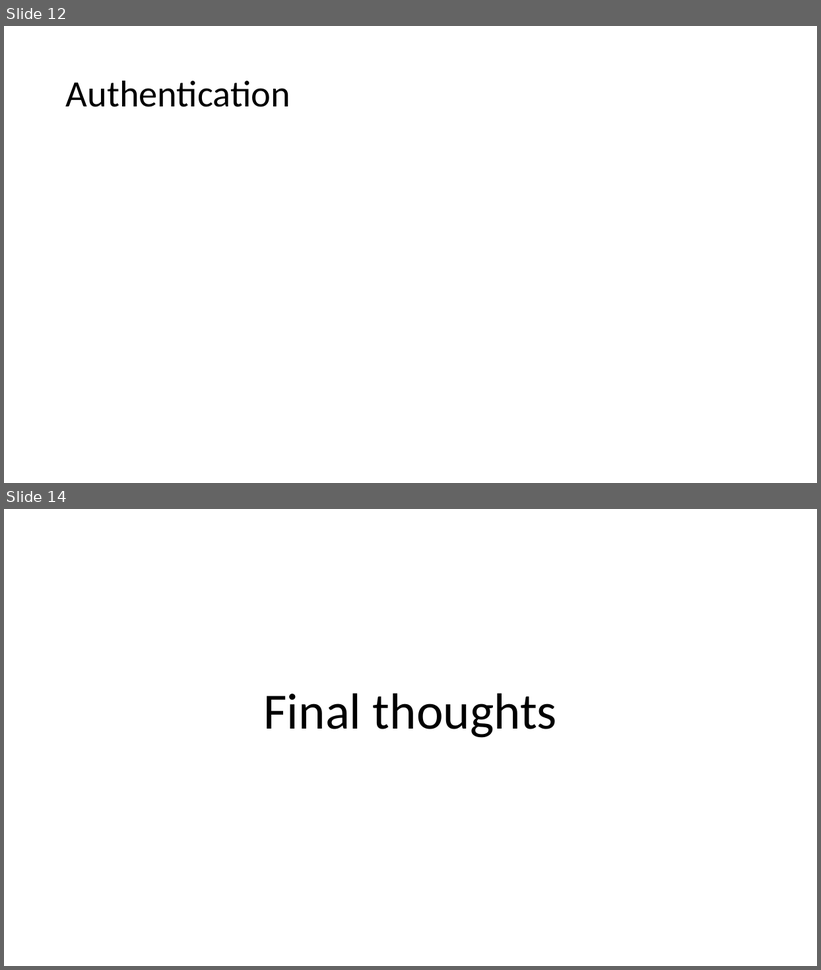
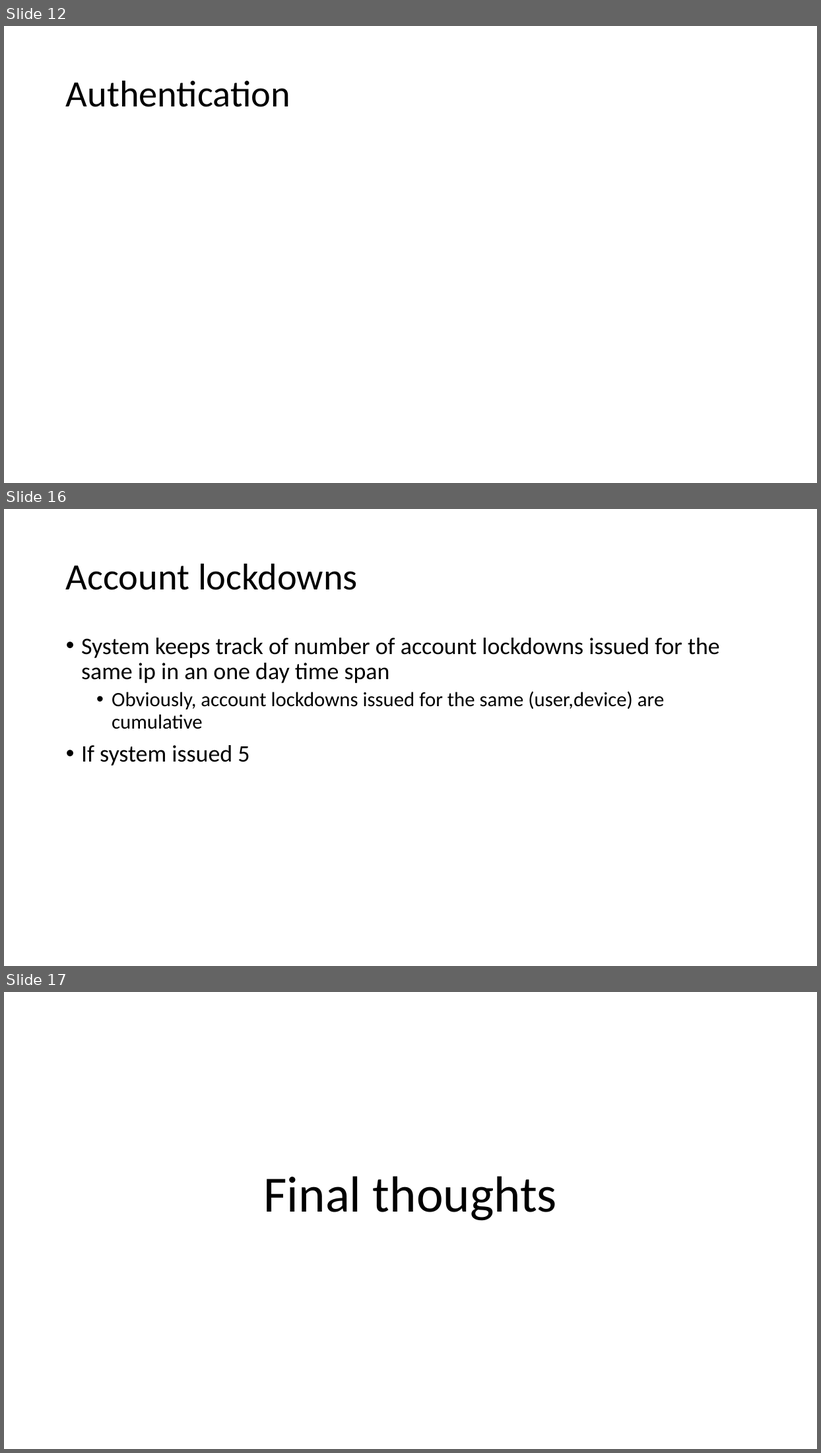
Before and after one commit to fparricelli/Encrypted-data-exchange-between-two-Arduino-boards-using-Symmetric-Encryption, a slide deck: Documentazione e cose così/Slide_concettuali_Luca.pptx. Shown one above the other, each under a label of ours: slides 12 and 14 before the commit, slides 12, 16 and 17 after it; the slides between them are not shown. The pictures are 821x970 and 821x1453 pixels, drawn with LibreOffice and Linux fonts; fonts in the diff are those of the drawing. Boxes give left, top, right and bottom in pixels: in the first picture for what was removed or moved away, otherwise in the second. Text is boxed around its words. In the diff, an @@ line names an element or a change of style, - is before the commit and + after.

```diff
--- a/Documentazione e cose così/Slide_concettuali_Luca.pptx
+++ b/Documentazione e cose così/Slide_concettuali_Luca.pptx
@@ slide 16 added at (4, 509, 817, 966), background #FFFFFF @@
@@ title added at (66, 563, 358, 590), 44 pt, text #000000 @@
+Account lockdowns
@@ text added at (81, 638, 720, 766), 28 pt, text #000000 @@
+• System keeps track of number of account lockdowns issued for the same ip in an one day time span
+  • Obviously, account lockdowns issued for the same (user,device) are cumulative
+• If system issued 5
@@ what was slide 14 is now slide 17 @@
```
Also in this commit, not shown: 5 slides changed, 2 other slides added, 1 other file.
